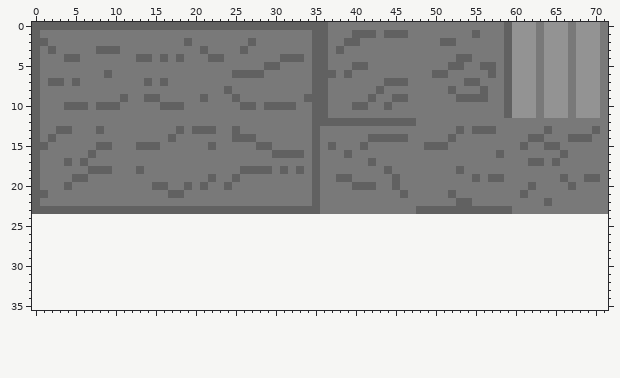
Edited in one commit: sprite sheet (TiledMaps/TiledGraphics/tilemap.png). That is the earlier state.
The file is 72x24 pixels. The old version is drawn lined up with the new one, on the new canvas.
Once edited:
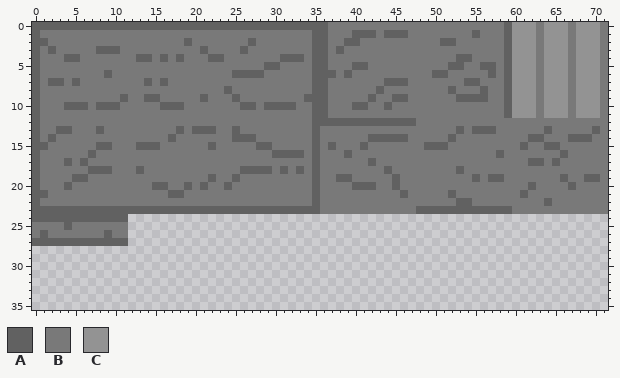
Palette (. is transparent): A #616161  B #797979  C #939393
The exact change:
{"change": "canvas 72x24 -> 72x36"}
{"y":24,"x":0,"old":"............","new":"AAAAAAAAAAAA"}
{"y":25,"x":0,"old":"............","new":"BBBBABBBBBBB"}
{"y":26,"x":0,"old":"............","new":"BABBBBBBBABB"}
{"y":27,"x":0,"old":"............","new":"AAAAAAAAAAAA"}
